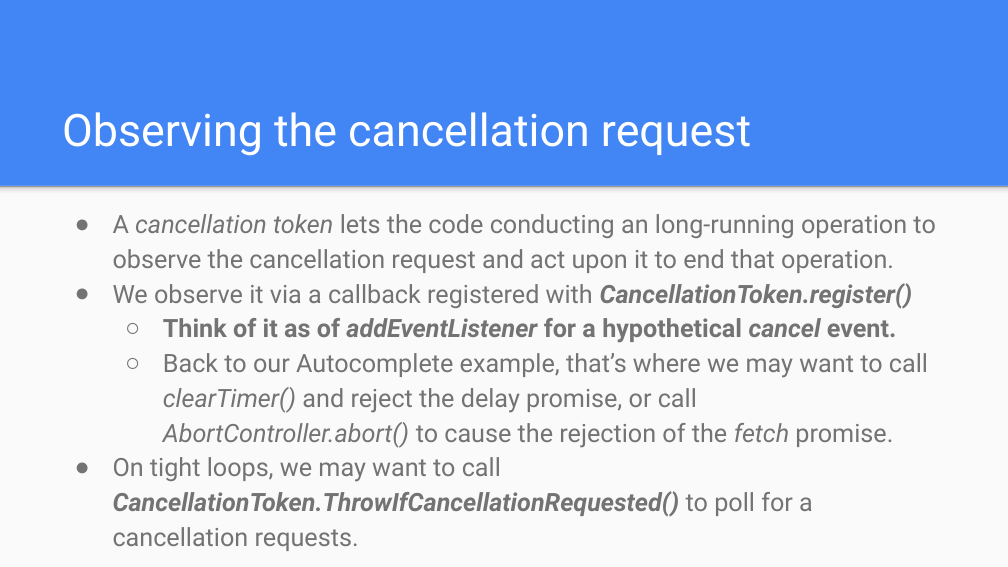
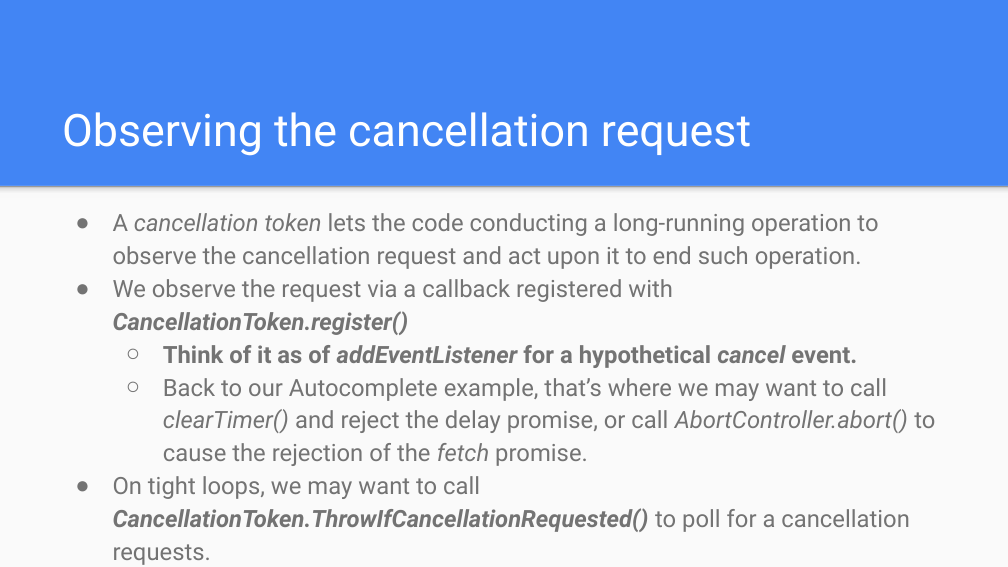
Before and after one commit to noseratio/cancellation-talk, a slide deck: slide 6 of Cancellation in JavaScript.pptx. Drawn at 1008x567 pixels with LibreOffice and Linux fonts; fonts in the diff are those of the drawing. Boxes give left, top, right and bottom in pixels: in the first picture for what was removed or moved away, otherwise in the second. Text is boxed around its words. In the diff, an @@ line names an element or a change of style, - is before the commit and + after.

```diff
--- a/Cancellation in JavaScript.pptx
+++ b/Cancellation in JavaScript.pptx
@@ text at (113, 213, 878, 335): text changed; size 18 to 17 pt @@
-● A cancellation token lets the code conducting an long-running operation to observe the cancellation request and act upon it to end that operation.
-● We observe it via a callback registered with CancellationToken.register()
+● A cancellation token lets the code conducting a long-running operation to observe the cancellation request and act upon it to end such operation.
+● We observe the request via a callback registered with CancellationToken.register()
@@ text at (113, 345, 935, 565): size 18 to 17 pt in "Think of it as of addEventListener for ...", "Back to our Autocomplete example, that’s where ...", "On tight loops, we may want to ..."; indent changed @@
```
Also in this commit, not shown: 3 other slides changed, 1 other file.
